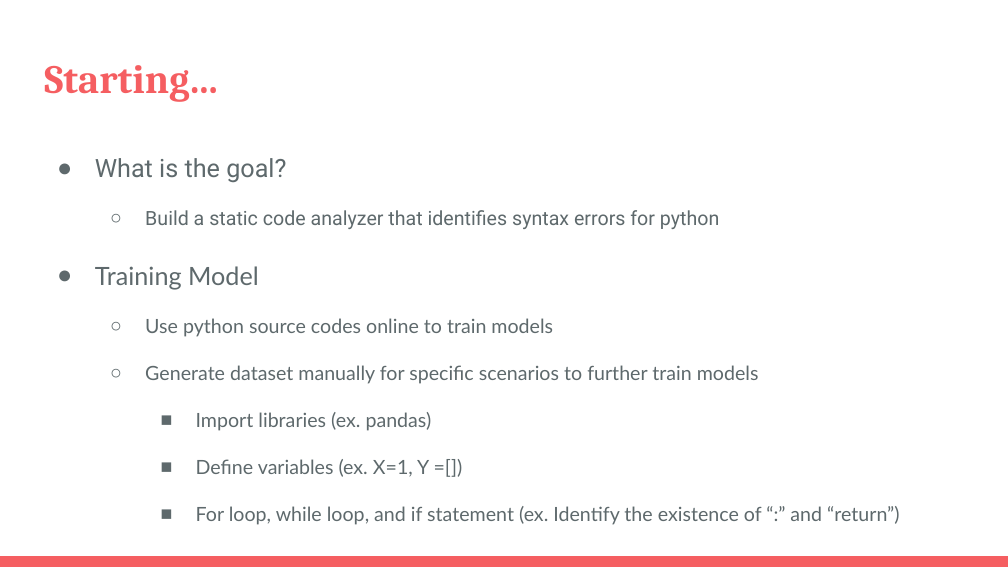
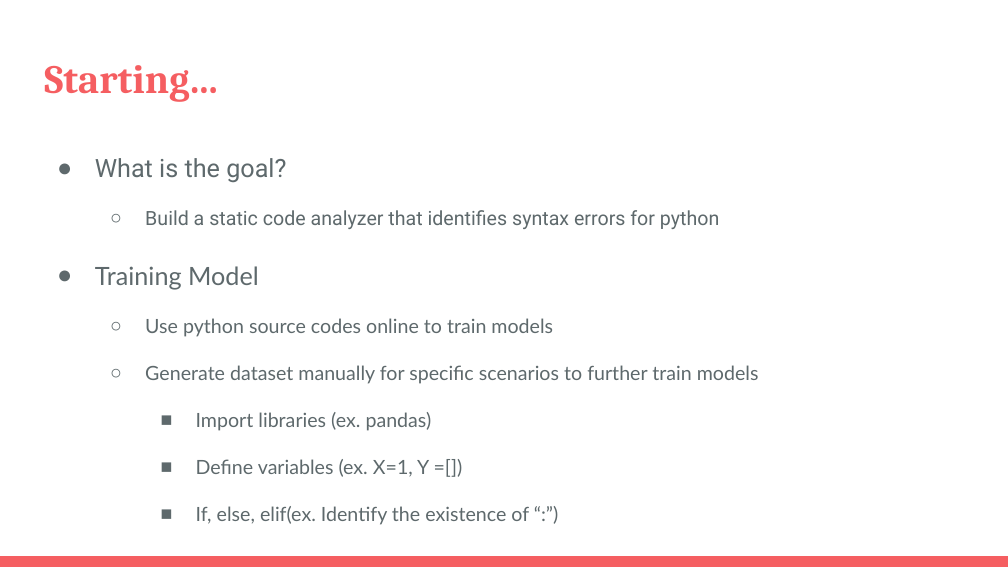
Before and after one commit to HongXin123456/EC601, a slide deck: slide 2 of Project_1/Sprint4.pptx. Drawn at 1008x567 pixels with LibreOffice and Linux fonts; fonts in the diff are those of the drawing. Boxes give left, top, right and bottom in pixels: in the first picture for what was removed or moved away, otherwise in the second. Text is boxed around its words. In the diff, an @@ line names an element or a change of style, - is before the commit and + after.

```diff
--- a/Project_1/Sprint4.pptx
+++ b/Project_1/Sprint4.pptx
@@ text at bbox=[196, 506, 529, 525]: text changed @@
-    ■ For loop, while loop, and if statement (ex. Identify the existence of “:” and “return”)
+    ■ If, else, elif(ex. Identify the existence of “:”)
```
Also in this commit, not shown: 1 other slide changed, 5 slides removed, 11 other files.
